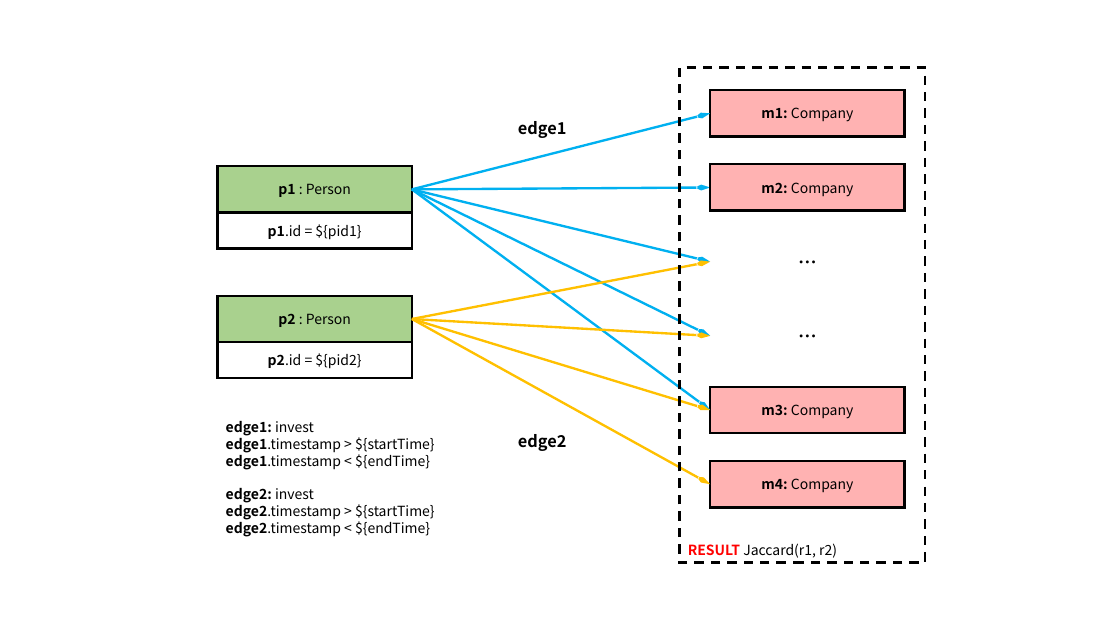
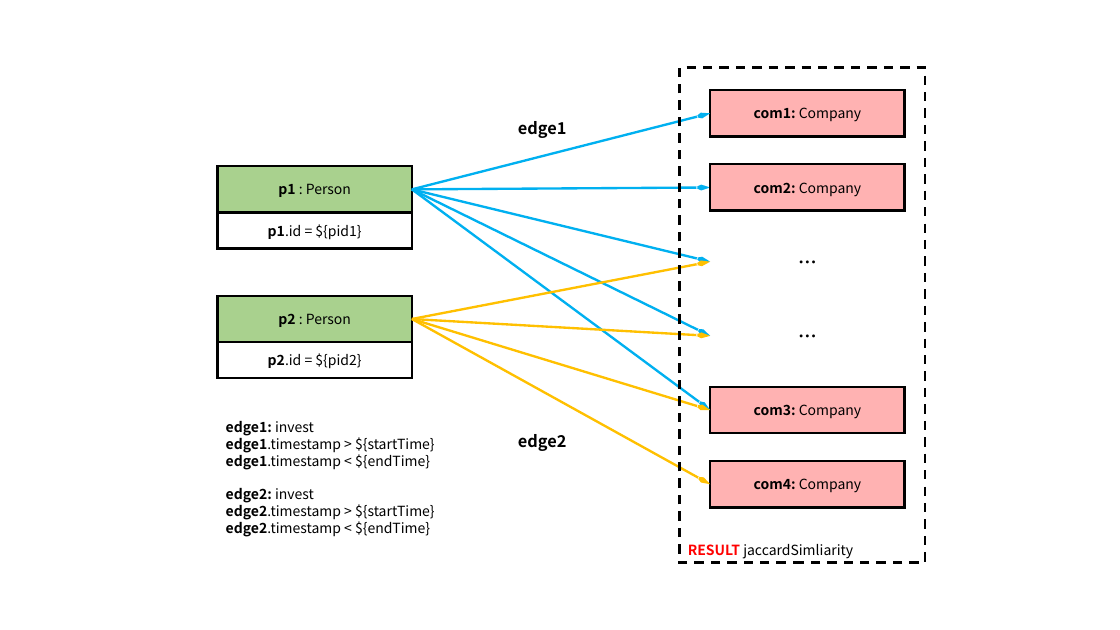
Before and after one commit to ldbc/ldbc_finbench_docs, a slide deck: slide 10 of patterns/transaction-complex-read.pptx. Drawn at 1120x630 pixels with LibreOffice and Linux fonts; fonts in the diff are those of the drawing. Boxes give left, top, right and bottom in pixels: in the first picture for what was removed or moved away, otherwise in the second. Text is boxed around its words. In the diff, an @@ line names an element or a change of style, - is before the commit and + after.

```diff
--- a/patterns/transaction-complex-read.pptx
+++ b/patterns/transaction-complex-read.pptx
@@ text in rectangle at [754, 107, 861, 122]: text changed @@
-m1: Company
+com1: Company
@@ text in rectangle at [754, 182, 861, 197]: text changed @@
-m2: Company
+com2: Company
@@ text in rectangle at [754, 404, 861, 419]: text changed @@
-m3: Company
+com3: Company
@@ text in rectangle at [754, 478, 861, 493]: text changed @@
-m4: Company
+com4: Company
@@ text in rectangle at [688, 544, 853, 559]: text changed @@
-RESULT Jaccard(r1, r2)
+RESULT jaccardSimliarity
```
Also in this commit, not shown: 7 other slides changed, 43 other files.
